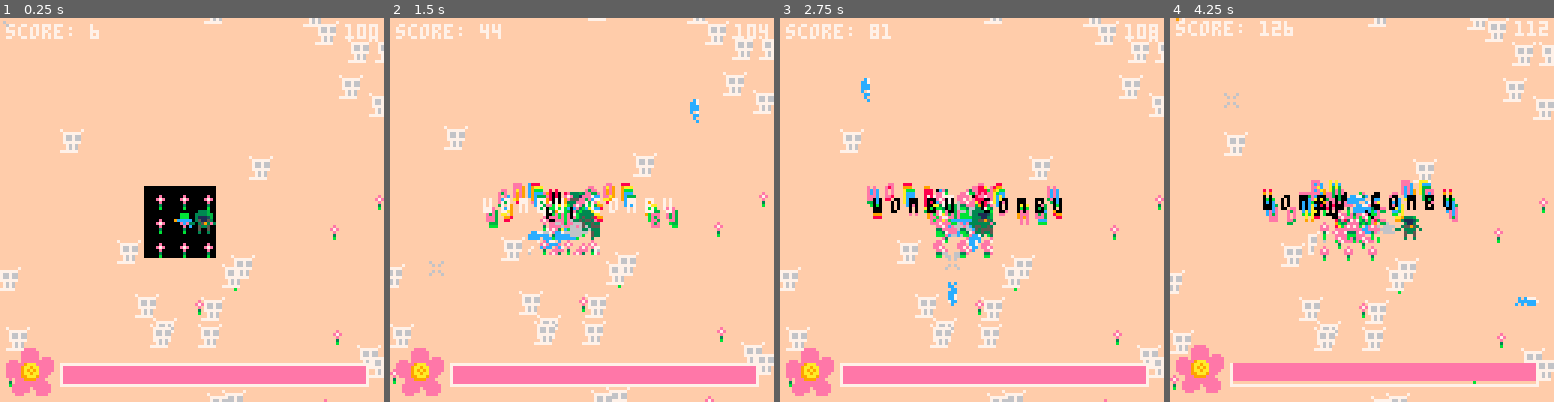
Above: before the commit, frames 1-4 (left to right).
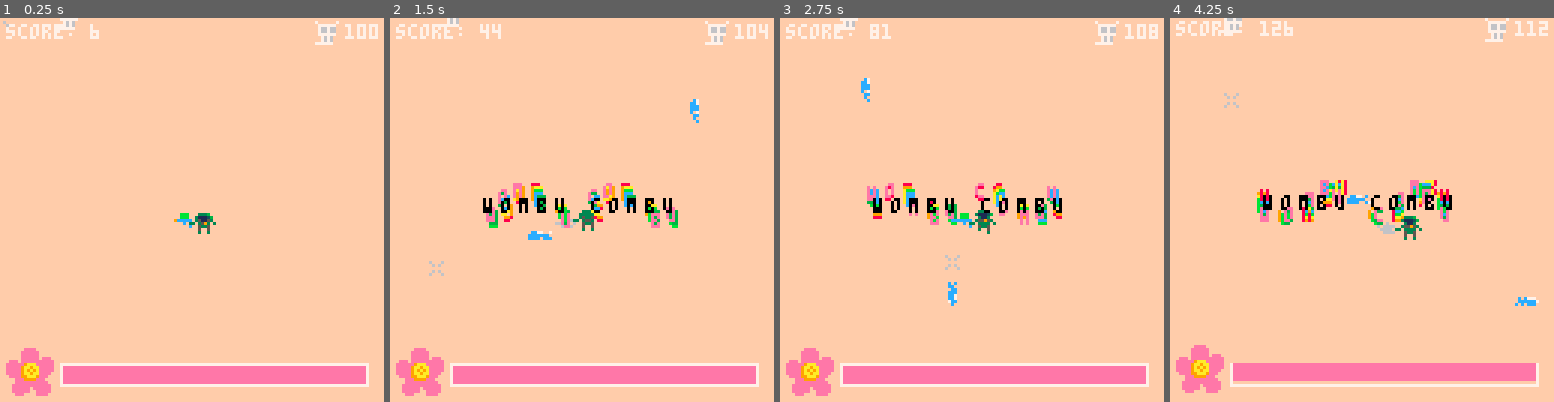
Above: after the commit, the same moments.

Repository: samboyer/ld46
Game: PICO-8 cartridge ld46.p8
The game is run twice, just before and just after one commit, with the same random seed, the same clock (stepped at 60 frames per second) and the same inputs.
Inputs (mouse positions are in pixels of both pictures, inside the frame that each line leads up to):
- Up to frame 1 (0.25 s): no input
- Up to frame 2 (1.5 s): click (670, 121) at 0.67 s; tap O (Z key) at 0.7 s; click (436, 267) at 1.22 s
- Up to frame 3 (2.75 s): hold Right 1.6-2.1 s; tap O (Z key) at 1.7, 2.1, 2.5 s; click (887, 114) at 1.77 s; hold Up 2.15-2.42 s; click (952, 259) at 2.32 s; hold Right from 2.47 s (still down)
- Up to frame 4 (4.25 s): click (1404, 106) at 2.87 s; tap O (Z key) every 0.4 s from 2.9 to 4.1 s; release Right at 3.03 s; hold Left 3.08-3.58 s; click (1465, 256) at 3.42 s; hold Down 3.63-3.97 s; click (1231, 102) at 3.97 s; hold Right from 4.02 s (still down)

The runs differ from the first frame. In frame 1, 7.7% of the frame differs, in the area x 0-100%, y 0-100%; in frame 2, 6.8%; in frame 3, 6.2%; in frame 4, 8.0%.

Commit message:
beeeg world

Diff:
--- a/ld46.p8
+++ b/ld46.p8
@@ -18,7 +18,7 @@
 screenx = 64
 screeny = 64
 screenborder = 32 -- how close guy can get before moving screen
-worldsizex = 256 --size of arena in pixels
+worldsizex = 384 --size of arena in pixels
 worldsizey = 256
 bulletspeed = 0.5
 bulletlife = 40 -- life of bullet in frames
@@ -161,11 +161,23 @@
 end
 
 -- TEMPORARY
+for i=1,10 do
+  centerx = flr(rnd(worldsizex-16))+16
+  centery = flr(rnd(worldsizey-16))+16
+
+  for i=1, flr(rnd(5))+6 do
+    add_flower(centerx + flr(rnd(16))-8,
+      centery + flr(rnd(16))-8)
+  end
+end
+
 for i=1,50 do
-  add_flower(flr(rnd(256-24))+8, flr(rnd(256-24))+8)
-end
-for i=1,50 do
-  add_enemy(flr(rnd(256-24))+8, flr(rnd(256-24))+8)
+  repeat
+    enemyx = flr(rnd(worldsizex-24))+8
+    enemyy = flr(rnd(worldsizey-24))+8
+  until( enemyx<screenx or enemyx>screenx+128
+    or enemyy<screeny or enemyy>screeny+128)
+  add_enemy(enemyx, enemyy)
 end
 
 function add_bullet()
@@ -188,7 +200,8 @@
   })
 
   screen_shake = 10
-  show_effect_text("wombu combu")
+  if(rnd(1) < 0.3) then show_effect_text("wombu combu") end
+
 end
 
 function update_bullets()
@@ -312,6 +325,11 @@
   score=t --TEMP
   kills = 100+t\10
   t+=1
+
+  --cls() -- clear screen
+  --map(112,0)
+  --print("eternal",51,57, 7)
+
 end
 
 -->8
@@ -327,6 +345,7 @@
   effect_text = text
   effect_text_time = 40
   effect_text_effect = effect or flr(rnd(4))
+  sfx(0)
 end
 
 effect_text = nil
@@ -477,123 +496,116 @@
 
 
 
-…(7 lines of a section not shown)…
 __gff__
 0000010103010000000000000000000000000000000000010000000000000000000000000000000000000000000000000000000000000000000000000000000000000000000000000000000000000000000000000000000000000000000000000000000000000000000000000000000000000000000000000000000000000000
 0000000000000000000000000000000000000000000000000000000000000000000000000000000000000000000000000000000000000000000000000000000000000000000000000000000000000000000000000000000000000000000000000000000000000000000000000000000000000000000000000000000000000000
 __map__
-1717171717171717171717171717171717171717171717171717171717171717000000000000000000000000000000000000000000000000000000000000000000000000000000000000000000000000000000000000000000000000000000000000000000000000000000000000000000000000000000000000000000000000
-1707070707070707070707070707070707070707070707070707070707070717000000000000000000000000000000000000000000000000000000000000000000000000000000000000000000000000000000000000000000000000000000000000000000000000000000000000000000000000000000000000000000000000
-1707070707070707070707070707070707070707070707070707070707070717000000000000000000000000000000000000000000000000000000000000000000000000000000000000000000000000000000000000000000000000000000000000000000000000000000000000000000000000000000000000000000000000
-1707070707070707070707070707070707070707070707070707070707070717000000000000000000000000000000000000000000000000000000000000000000000000000000000000000000000000000000000000000000000000000000000000000000000000000000000000000000000000000000000000000000000000
-1707070707070707070707070707070707070707070707070707070707070717000000000000000000000000000000000000000000000000000000000000000000000000000000000000000000000000000000000000000000000000000000000000000000000000000000000000000000000000000000000000000000000000
-1707070707070707070707070707070707070707070707070707070707070717000000000000000000000000000000000000000000000000000000000000000000000000000000000000000000000000000000000000000000000000000000000000000000000000000000000000000000000000000000000000000000000000
-1707070707070707070707070707070707070707070707070707070707070717000000000000000000000000000000000000000000000000000000000000000000000000000000000000000000000000000000000000000000000000000000000000000000000000000000000000000000000000000000000000000000000000
-1707070707070707010707070707070707070707070707070707070707070717000000000000000000000000000000000000000000000000000000000000000000000000000000000000000000000000000000000000000000000000000000000000000000000000000000000000000000000000000000000000000000000000
-1707070707070707070707070707070707070707070707070707070707070717000000000000000000000000000000000000000000000000000000000000000000000000000000000000000000000000000000000000000000000000000000000000000000000000000000000000000000000000000000000000000000000000
-1707070707070707070707070707070707070707070707070707070707070717000000000000000000000000000000000000000000000000000000000000000000000000000000000000000000000000000000000000000000000000000000000000000000000000000000000000000000000000000000000000000000000000
-1707070707070707070707070707070707070707070707070707070707070717000000000000000000000000000000000000000000000000000000000000000000000000000000000000000000000000000000000000000000000000000000000000000000000000000000000000000000000000000000000000000000000000
-1707070707070707070707070707070707070707070707070707070707070717000000000000000000000000000000000000000000000000000000000000000000000000000000000000000000000000000000000000000000000000000000000000000000000000000000000000000000000000000000000000000000000000
-1707070707070707070707070707070707070707070707070707070707070717000000000000000000000000000000000000000000000000000000000000000000000000000000000000000000000000000000000000000000000000000000000000000000000000000000000000000000000000000000000000000000000000
-1707070707070707070707070707070707070707070707070707070707070717000000000000000000000000000000000000000000000000000000000000000000000000000000000000000000000000000000000000000000000000000000000000000000000000000000000000000000000000000000000000000000000000
-1707070707070707070707070707070707070707070707070707070707070717000000000000000000000000000000000000000000000000000000000000000000000000000000000000000000000000000000000000000000000000000000000000000000000000000000000000000000000000000000000000000000000000
-1707070707070707070707070707060606070707070707070707070707070717000000000000000000000000000000000000000000000000000000000000000000000000000000000000000000000000000000000000000000000000000000000000000000000000000000000000000000000000000000000000000000000000
-1707070707070707070707070707060606070707070707070707070707070717000000000000000000000000000000000000000000000000000000000000000000000000000000000000000000000000000000000000000000000000000000000000000000000000000000000000000000000000000000000000000000000000
-1707070707070707070707070707060606070707070707070707070707070717000000000000000000000000000000000000000000000000000000000000000000000000000000000000000000000000000000000000000000000000000000000000000000000000000000000000000000000000000000000000000000000000
-1707070707070707070707070707070707070707070707070707070707070717000000000000000000000000000000000000000000000000000000000000000000000000000000000000000000000000000000000000000000000000000000000000000000000000000000000000000000000000000000000000000000000000
-1707070707070707070707070707070707070707070707070707070707070717000000000000000000000000000000000000000000000000000000000000000000000000000000000000000000000000000000000000000000000000000000000000000000000000000000000000000000000000000000000000000000000000
-1707070707070707070707070707070707070707070707070707070707070717000000000000000000000000000000000000000000000000000000000000000000000000000000000000000000000000000000000000000000000000000000000000000000000000000000000000000000000000000000000000000000000000
-1707070707070707070707070707070707070707070707070707070707070717000000000000000000000000000000000000000000000000000000000000000000000000000000000000000000000000000000000000000000000000000000000000000000000000000000000000000000000000000000000000000000000000
-1707070707070707070707070707070707070707070707070707070707070717000000000000000000000000000000000000000000000000000000000000000000000000000000000000000000000000000000000000000000000000000000000000000000000000000000000000000000000000000000000000000000000000
-1707070707070707070707070707070707070707070707070707070707070717000000000000000000000000000000000000000000000000000000000000000000000000000000000000000000000000000000000000000000000000000000000000000000000000000000000000000000000000000000000000000000000000
-1707070707070707070707070707070707070707070707070707070707070717000000000000000000000000000000000000000000000000000000000000000000000000000000000000000000000000000000000000000000000000000000000000000000000000000000000000000000000000000000000000000000000000
-1707070707070707070707070707070707070707070707070707070707070717000000000000000000000000000000000000000000000000000000000000000000000000000000000000000000000000000000000000000000000000000000000000000000000000000000000000000000000000000000000000000000000000
-1707070707070707070707070707070707070707070707070707070707070717000000000000000000000000000000000000000000000000000000000000000000000000000000000000000000000000000000000000000000000000000000000000000000000000000000000000000000000000000000000000000000000000
-1707070707070707070707070707070707070707070707070707070707070717000000000000000000000000000000000000000000000000000000000000000000000000000000000000000000000000000000000000000000000000000000000000000000000000000000000000000000000000000000000000000000000000
-1707070707070707070707070707070707070707070707070707070707070717000000000000000000000000000000000000000000000000000000000000000000000000000000000000000000000000000000000000000000000000000000000000000000000000000000000000000000000000000000000000000000000000
-1707070707070707070707070707070707070707070707070707070707070717000000000000000000000000000000000000000000000000000000000000000000000000000000000000000000000000000000000000000000000000000000000000000000000000000000000000000000000000000000000000000000000000
-1707070707070707070707070707070707070707070707070707070707070717000000000000000000000000000000000000000000000000000000000000000000000000000000000000000000000000000000000000000000000000000000000000000000000000000000000000000000000000000000000000000000000000
-1717171717171717171717171717171717171717171717171717171717171717000000000000000000000000000000000000000000000000000000000000000000000000000000000000000000000000000000000000000000000000000000000000000000000000000000000000000000000000000000000000000000000000
-…(77 lines of a section not shown)…
+1717171717171717171717171717171717171717171717171717171717171717171717171717171717171717171717170000000000000000000000000000000000000000000000000000000000000000000000000000000000000000000000000000000000000000000000000000000007000000000000000000000000000000
+1707070707070707070707070707070707070707070707070707070707070707070707070707070707070707070707170000000000000000000000000000000000000000000000000000000000000000000000000000000000000000000000000000000000000000000000000000000000000000000000000000000000000000
+17070707070707070707070707070707070707070707070707070707070707070707070707070707070707070707071700000000000000000000000000000000000000000000000000000000000000000000000000000000000000000000000000000000000000000000000000000000d1d0c3dac2c1c3c2c1c3c2c1d3c1d0d2
+1707070707070707070707070707070707070707070707070707070707070707070707070707070707070707070707170000000000000000000000000000000000000000000000000000000000000000000000000000000000000000000000000000000000000000000000000000000000c000c0c0c000c0c000c0c0c0c0c000
+1707070707070707070707070707070707070707070707070707070707070707070707070707070707070707070707170000000000000000000000000000000000000000000000000000000000000000000000000000000000000000000000000000000000000000000000000000000000cac3c9c0c000c0c000c0c0c0c0c000
+1707070707070707070707070707070707070707070707070707070707070707070707070707070707070707070707170000000000000000000000000000000000000000000000000000000000000000000000000000000000000000000000000000000000000000000000000000000000c000c0c0c6c7c4d4d7d6c6c6d6c000
+1707070707070707070707070707070707070707070707070707070707070707070707070707070707070707070707170000000000000000000000000000000000000000000000000000000000000000000000000000000000000000000000000000000000000000000000000000000000cac3d9c0d6c8c5d5d800000000c600
+1707070707070707070707070707070707070707070707070707070707070707070707070707070707070707070707170000000000000000000000000000000000000000000000000000000000000000000000000000000000000000000000000000000000000000000000000000000000d60000d6e0e1e1e1e1e20000000000
+1707070707070707070707070707070707070707070707070707070707070707070707070707070707070707070707170000000000000000000000000000000000000000000000000000000000000000000000000000000000000000000000000000000000000000000000000000000000000000000000e3e400000000000000
+1707070707070707070707070707070707070707070707070707070707070707070707070707070707070707070707170000000000000000000000000000000000000000000000000000000000000000000000000000000000000000000000000000000000000000000000000000000000000000000000000000000000000000
+1707070707070707070707070707070707070707070707070707070707070707070707070707070707070707070707170000000000000000000000000000000000000000000000000000000000000000000000000000000000000000000000000000000000000000000000000000000000000000000000000000000000000000
+1707070707070707070707070707070707070707070707070707070707070707070707070707070707070707070707170000000000000000000000000000000000000000000000000000000000000000000000000000000000000000000000000000000000000000000000000000000000000000000000000000000000000000
+1707070707070707070707070707070707070707070707070707070707070707070707070707070707070707070707170000000000000000000000000000000000000000000000000000000000000000000000000000000000000000000000000000000000000000000000000000000000000000000000000000000000000000
+1707070707070707070707070707070707070707070707070707070707070707070707070707070707070707070707170000000000000000000000000000000000000000000000000000000000000000000000000000000000000000000000000000000000000000000000000000000000000000000000000000000000000000
+1707070707070707070707070707070707070707070707070707070707070707070707070707070707070707070707170000000000000000000000000000000000000000000000000000000000000000000000000000000000000000000000000000000000000000000000000000000000000000000000000000000000000000
+1707070707070707070707070707070707070707070707070707070707070707070707070707070707070707070707170000000000000000000000000000000000000000000000000000000000000000000000000000000000000000000000000000000000000000000000000000000000000000000000000000000000000000
+1707070707070707070707070707070707070707070707070707070707070707070707070707070707070707070707170000000000000000000000000000000000000000000000000000000000000000000000000000000000000000000000000000000000000000000000000000000000000000000000000000000000000000
+1707070707070707070707070707070707070707070707070707070707070707070707070707070707070707070707170000000000000000000000000000000000000000000000000000000000000000000000000000000000000000000000000000000000000000000000000000000000000000000000000000000000000000
+1707070707070707070707070707070707070707070707070707070707070707070707070707070707070707070707170000000000000000000000000000000000000000000000000000000000000000000000000000000000000000000000000000000000000000000000000000000000000000000000000000000000000000
+1707070707070707070707070707070707070707070707070707070707070707070707070707070707070707070707170000000000000000000000000000000000000000000000000000000000000000000000000000000000000000000000000000000000000000000000000000000000000000000000000000000000000000
+1707070707070707070707070707070707070707070707070707070707070707070707070707070707070707070707170000000000000000000000000000000000000000000000000000000000000000000000000000000000000000000000000000000000000000000000000000000000000000000000000000000000000000
+1707070707070707070707070707070707070707070707070707070707070707070707070707070707070707070707170000000000000000000000000000000000000000000000000000000000000000000000000000000000000000000000000000000000000000000000000000000000000000000000000000000000000000
+1707070707070707070707070707070707070707070707070707070707070707070707070707070707070707070707170000000000000000000000000000000000000000000000000000000000000000000000000000000000000000000000000000000000000000000000000000000000000000000000000000000000000000
+1707070707070707070707070707070707070707070707070707070707070707070707070707070707070707070707170000000000000000000000000000000000000000000000000000000000000000000000000000000000000000000000000000000000000000000000000000000000000000000000000000000000000000
+1707070707070707070707070707070707070707070707070707070707070707070707070707070707070707070707170000000000000000000000000000000000000000000000000000000000000000000000000000000000000000000000000000000000000000000000000000000000000000000000000000000000000000
+1707070707070707070707070707070707070707070707070707070707070707070707070707070707070707070707170000000000000000000000000000000000000000000000000000000000000000000000000000000000000000000000000000000000000000000000000000000000000000000000000000000000000000
+1707070707070707070707070707070707070707070707070707070707070707070707070707070707070707070707170000000000000000000000000000000000000000000000000000000000000000000000000000000000000000000000000000000000000000000000000000000000000000000000000000000000000000
+1707070707070707070707070707070707070707070707070707070707070707070707070707070707070707070707170000000000000000000000000000000000000000000000000000000000000000000000000000000000000000000000000000000000000000000000000000000000000000000000000000000000000000
+1707070707070707070707070707070707070707070707070707070707070707070707070707070707070707070707170000000000000000000000000000000000000000000000000000000000000000000000000000000000000000000000000000000000000000000000000000000000000000000000000000000000000000
+1707070707070707070707070707070707070707070707070707070707070707070707070707070707070707070707170000000000000000000000000000000000000000000000000000000000000000000000000000000000000000000000000000000000000000000000000000000000000000000000000000000000000000
+1707070707070707070707070707070707070707070707070707070707070707070707070707070707070707070707170000000000000000000000000000000000000000000000000000000000000000000000000000000000000000000000000000000000000000000000000000000000000000000000000000000000000000
+1717171717171717171717171717171717171717171717171717171717171717171717171717171717171717171717170000000000000000000000000000000000000000000000000000000000000000000000000000000000000000000000000000000000000000000000000000000000000000000000000000000000000000
+…(77 lines of a section not shown)…
Not shown, changed: 31 lines of the sprite sheet (__gfx__) section of ld46.p8
